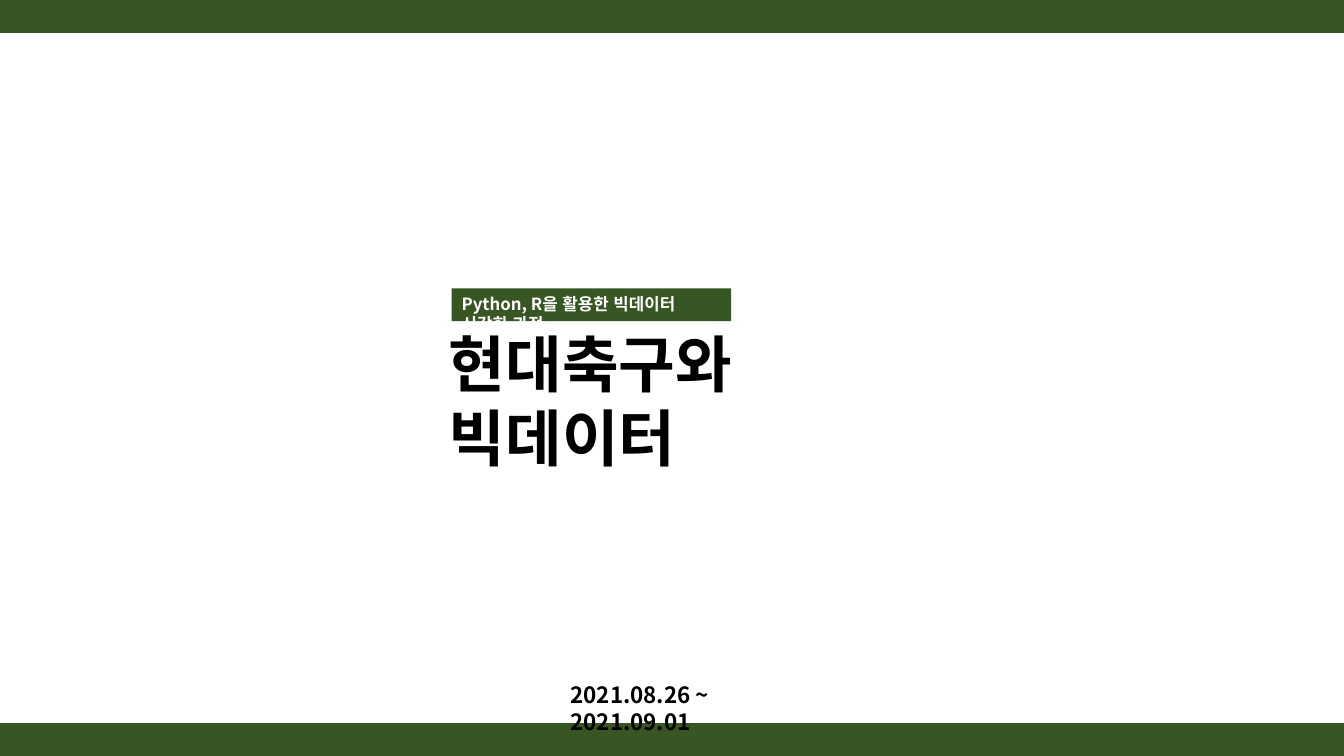
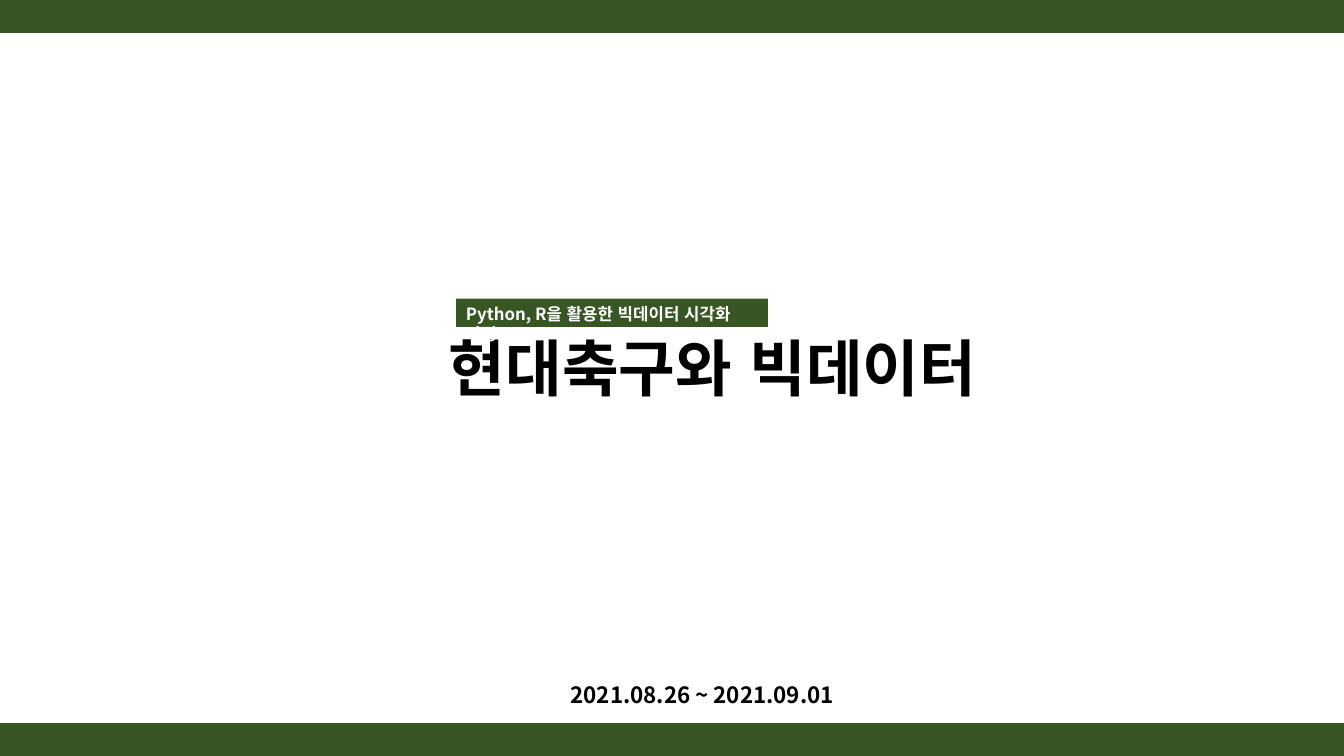
Before and after one commit to Gray116/BigData_Academy_1, a slide deck: slide 1 of 00_Projects/김설웅_개인프로젝트.pptx. Drawn at 1344x756 pixels with LibreOffice and Linux fonts; fonts in the diff are those of the drawing. Boxes give left, top, right and bottom in pixels: in the first picture for what was removed or moved away, otherwise in the second. Text is boxed around its words. In the diff, an @@ line names an element or a change of style, - is before the commit and + after.

```diff
--- a/00_Projects/김설웅_개인프로젝트.pptx
+++ b/00_Projects/김설웅_개인프로젝트.pptx
@@ text "Python, R을 활용한 빅데이터 시각화 ..." rewrapped from (462,296,675,321) to (466,306,730,345) @@
@@ rectangle: place and size @@
-rectangle at (452,288,731,322)
+rectangle at (456,298,767,327)
@@ text "현대축구와 빅데이터" rewrapped from (449,335,732,467) to (449,339,976,397) @@
@@ text "2021.08.26 ~ 2021.09.01" rewrapped from (571,686,691,730) to (571,686,834,704) @@
```
Also in this commit, not shown: 5 other slides changed, 12 slides added, 1 slide removed, 1 other file.
